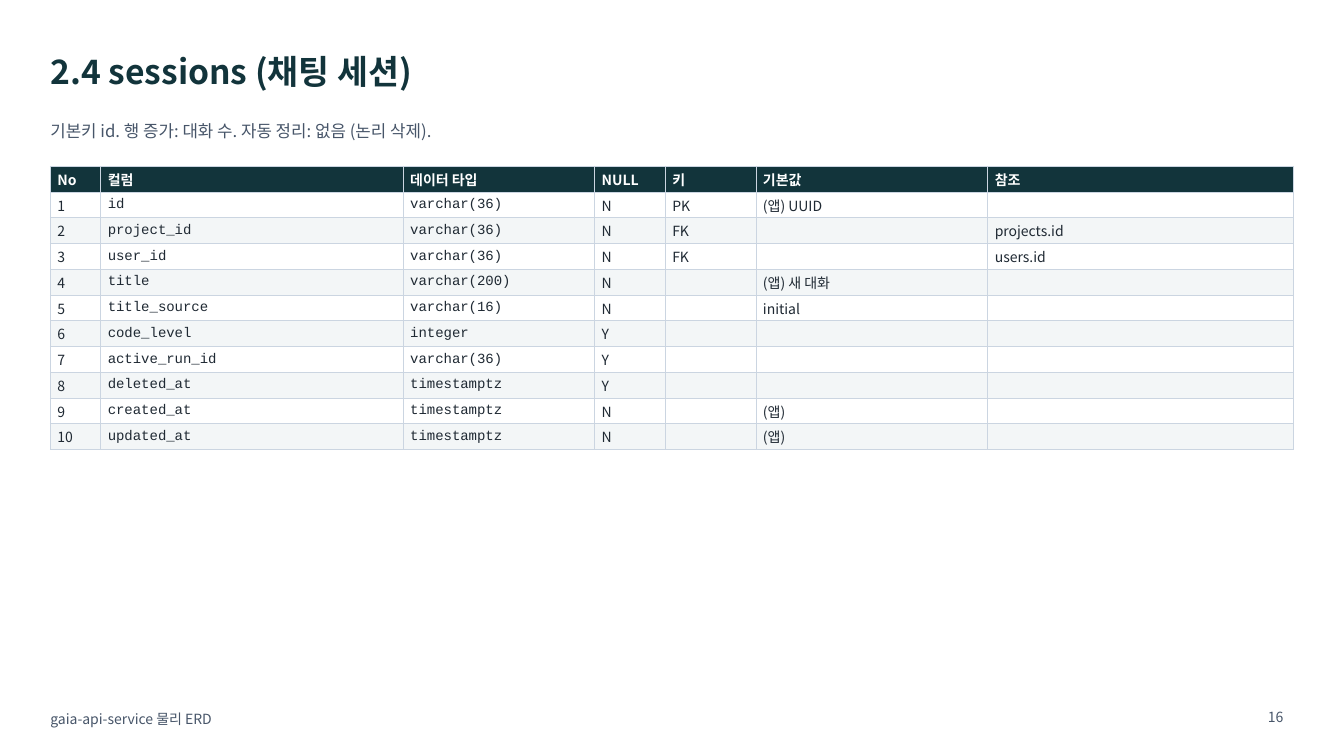
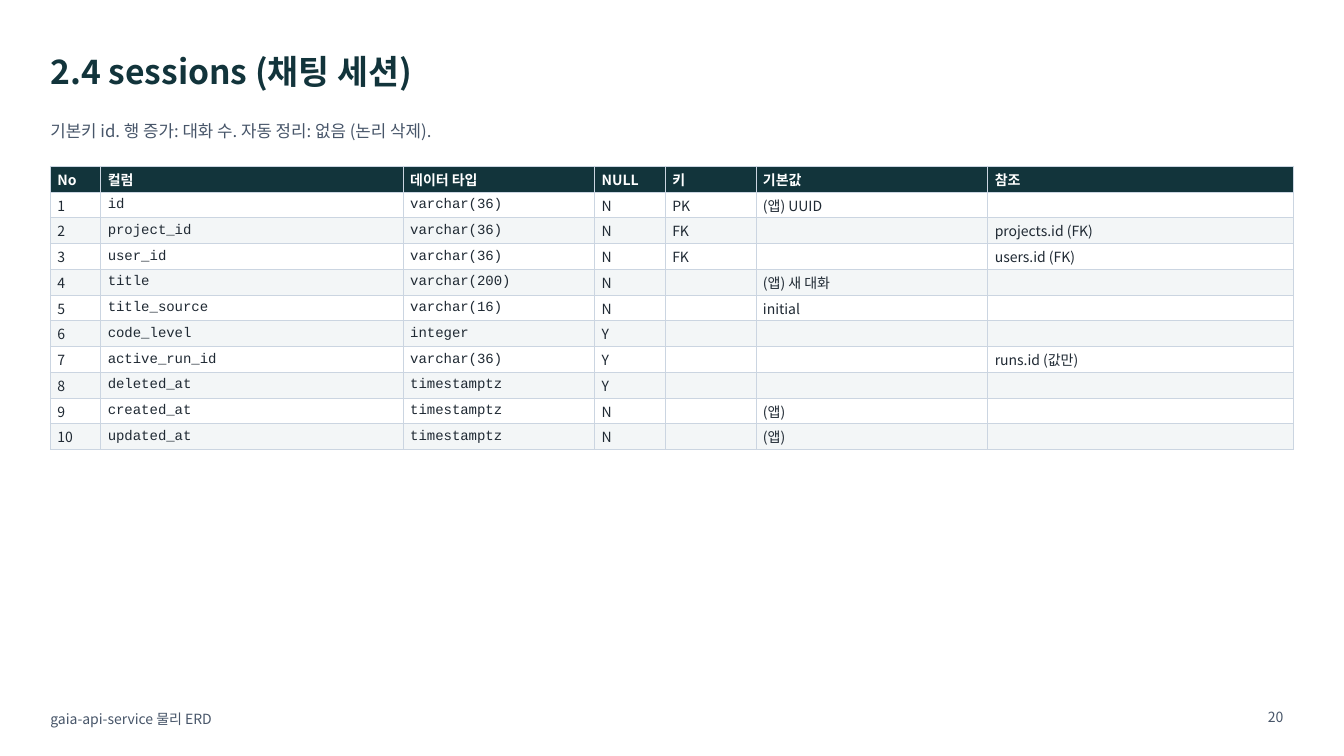
Before and after one commit to KimHwaJin/pr-agentic-service, a slide deck: slide 20 of docs/deliverables/05-erd-physical.pptx (slide 16 before the commit). Drawn at 1344x756 pixels with LibreOffice and Linux fonts; fonts in the diff are those of the drawing. Boxes give left, top, right and bottom in pixels: in the first picture for what was removed or moved away, otherwise in the second. Text is boxed around its words. In the diff, an @@ line names an element or a change of style, - is before the commit and + after.

```diff
--- a/docs/deliverables/05-erd-physical.pptx
+++ b/docs/deliverables/05-erd-physical.pptx
@@ table at (x1=50, y1=166, x2=1294, y2=449) @@
-row 3, column 7: projects.id
+row 3, column 7: projects.id (FK)
-row 4, column 7: users.id
+row 4, column 7: users.id (FK)
-row 8, column 7: 
+row 8, column 7: runs.id (값만)
@@ page number at (x1=1268, y1=711, x2=1284, y2=722): text changed @@
-16
+20
```
Also in this commit, not shown: 24 other slides changed, 4 slides added, 8 other files.
